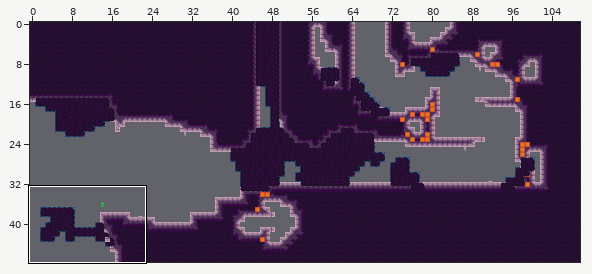
An edit to a level. Tiled map (JSON), assets/world/room/intro3.json. The picture above shows the old version from afar; the outline marks the close-up.
Close-up. As it was:
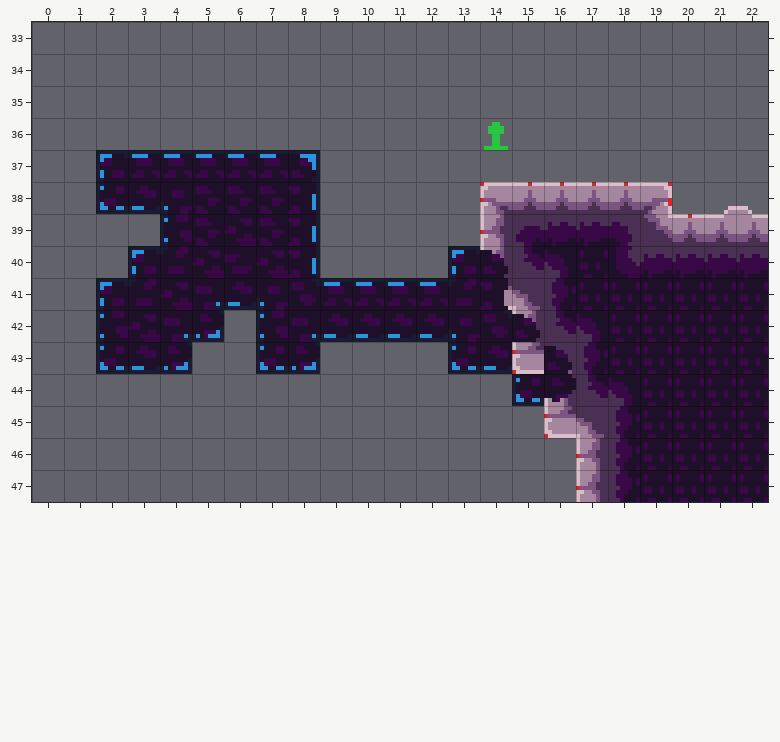
Cells are 8x8 px. Shown: x 0..22, y 33..47. The commit also changed other parts of the map, which this record leaves out.
The same view after the edit:
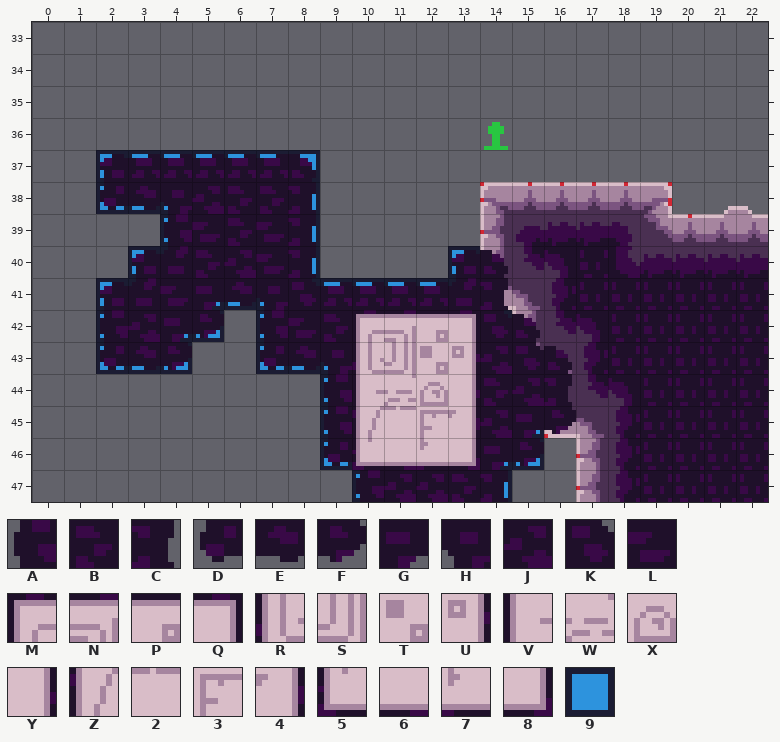
Key: from "stone_bg_decal": A 13, B 14, C 15, D 26, E 27, F 28, G 39, H 40, J 41, K 52, L 54; from "stone_bg_decal_1": M 3, N 4, P 5, Q 6, R 16, S 17, T 18, U 19, V 29, W 30, X 31, Y 32, Z 42, 2 43, 3 44, 4 45, 5 55, 6 56, 7 57, 8 58; from "tools": 9 20.
_ is an empty cell, . an unchanged one.
Change:
--- layer "bg_draft"
@@ x 9..15 @@
-43 _......
-44 _......
-45 _....._
-46 _....__
-47 ._..._.
+43 9......
+44 9......
+45 9.....9
+46 9....99
+47 .9...9.
--- layer "bg"
@@ x 4..16 @@
-38 .B...........
-39 .BJB.........
-40 .JLJ.........
-41 J............
-42 ....GEEEEH...
-43 ....F____DE_.
-44 .....______DF
-45 .....________
-46 ....._______.
-47 ......_____..
+38 .J...........
+39 .LBL.........
+40 .BJL.........
+41 L............
+42 ....LBMNPQ...
+43 ....EHRSTUJK.
+44 .....AVWXYBJC
+45 .....AZ234JGF
+46 .....D5678GF.
+47 ......AJJBC..
Changed places in both close-ups, as pixel boxes (x1, y1, x2, y2):
changed: (160, 186, 288, 310)
changed: (288, 310, 576, 502)
